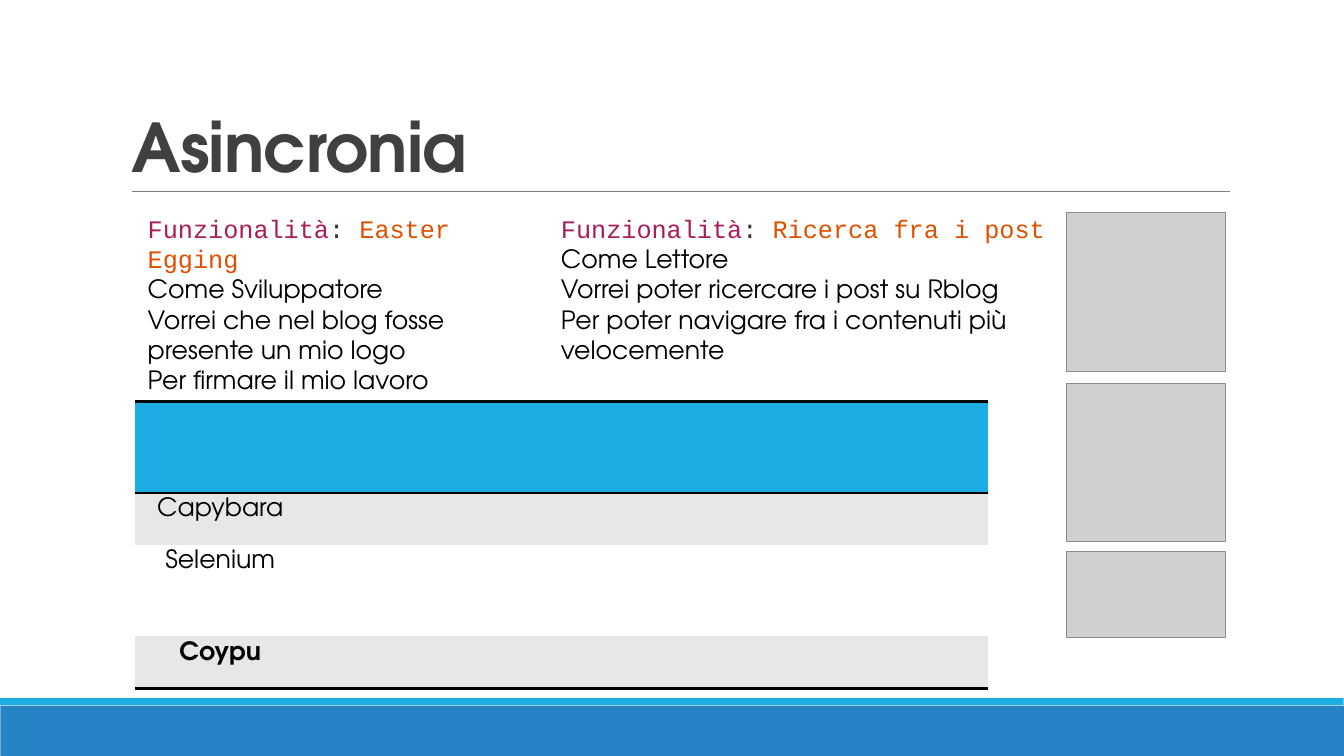
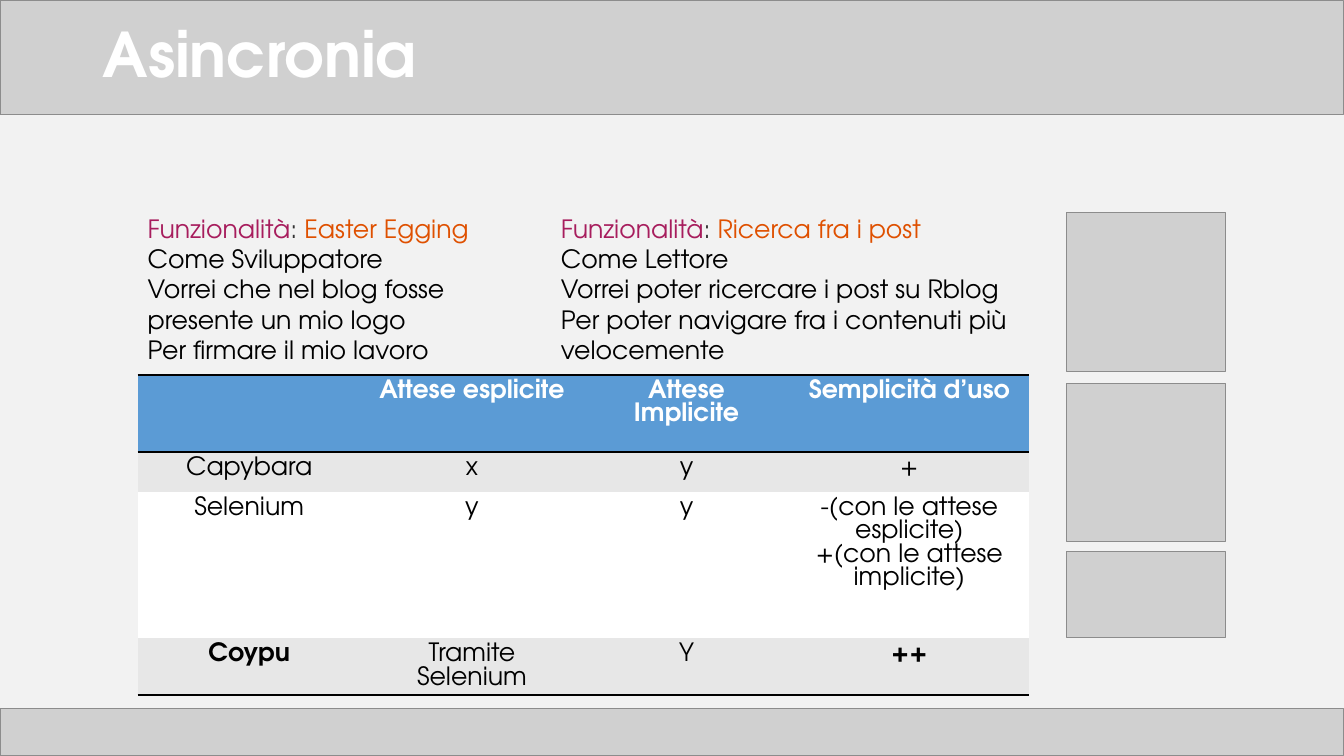
Before and after one commit to TTia/xblog-thesis, a slide deck: slide 19 of Presentazione.pptx. Drawn at 1344x756 pixels with LibreOffice and Linux fonts; fonts in the diff are those of the drawing; grey boxes stand for pictures. Boxes give left, top, right and bottom in pixels: in the first picture for what was removed or moved away, otherwise in the second. Text is boxed around its words. In the diff, an @@ line names an element or a change of style, - is before the commit and + after.

```diff
--- a/Presentazione.pptx
+++ b/Presentazione.pptx
@@ background #FFFFFF to #F2F2F2 @@
@@ picture added at (x1=0, y1=1, x2=1344, y2=115) @@
@@ title "Asincronia" moved from (x1=131, y1=120, x2=467, y2=192) to (x1=102, y1=30, x2=416, y2=77) @@
@@ title "Asincronia" at (x1=102, y1=30, x2=416, y2=77): size 48 to 44 pt, text colour #404040 to #FFFFFF, letter spacing -0.5 to 0 pt; line spacing 0.85 to 0.9; vertical alignment bottom to middle @@
@@ line removed from (132, 192) to (1231, 192) @@
@@ text at (x1=148, y1=219, x2=469, y2=250): font Courier New to TeX Gyre Adventor in "Funzionalità: Easter Egging" @@
@@ text at (x1=561, y1=219, x2=921, y2=250): font Courier New to TeX Gyre Adventor in "Funzionalità: Ricerca fra i post" @@
@@ table at (x1=138, y1=375, x2=1029, y2=709) @@
-column 2:  |  |  | 
-column 3:  |  |  | 
-column 4:  |  |  | 
-column 5:  |  |  | 
+column 2: Attese esplicite | x | y | Tramite Selenium
+column 3: Attese Implicite | y | y | Y
+column 4: Semplicità d’uso | + | -(con le attese esplicite) / +(con le attese implicite) | ++
@@ table resized from (x1=135, y1=402, x2=988, y2=690) to (x1=138, y1=375, x2=1029, y2=709) @@
@@ rectangle removed at (x1=0, y1=706, x2=1344, y2=756) @@
@@ rectangle removed at (x1=0, y1=699, x2=1344, y2=706) @@
@@ picture added at (x1=0, y1=709, x2=1344, y2=756) @@
```
Also in this commit, not shown: 20 other slides changed, 4 other files.
